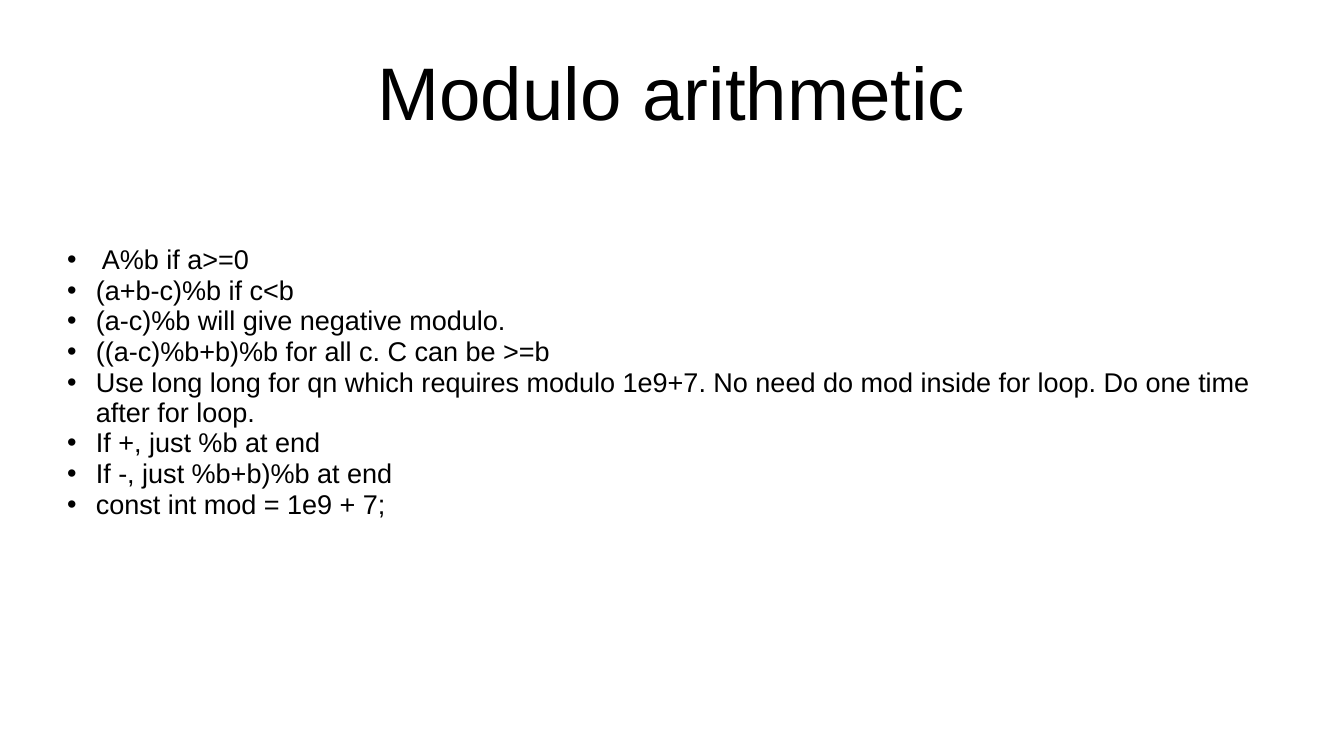
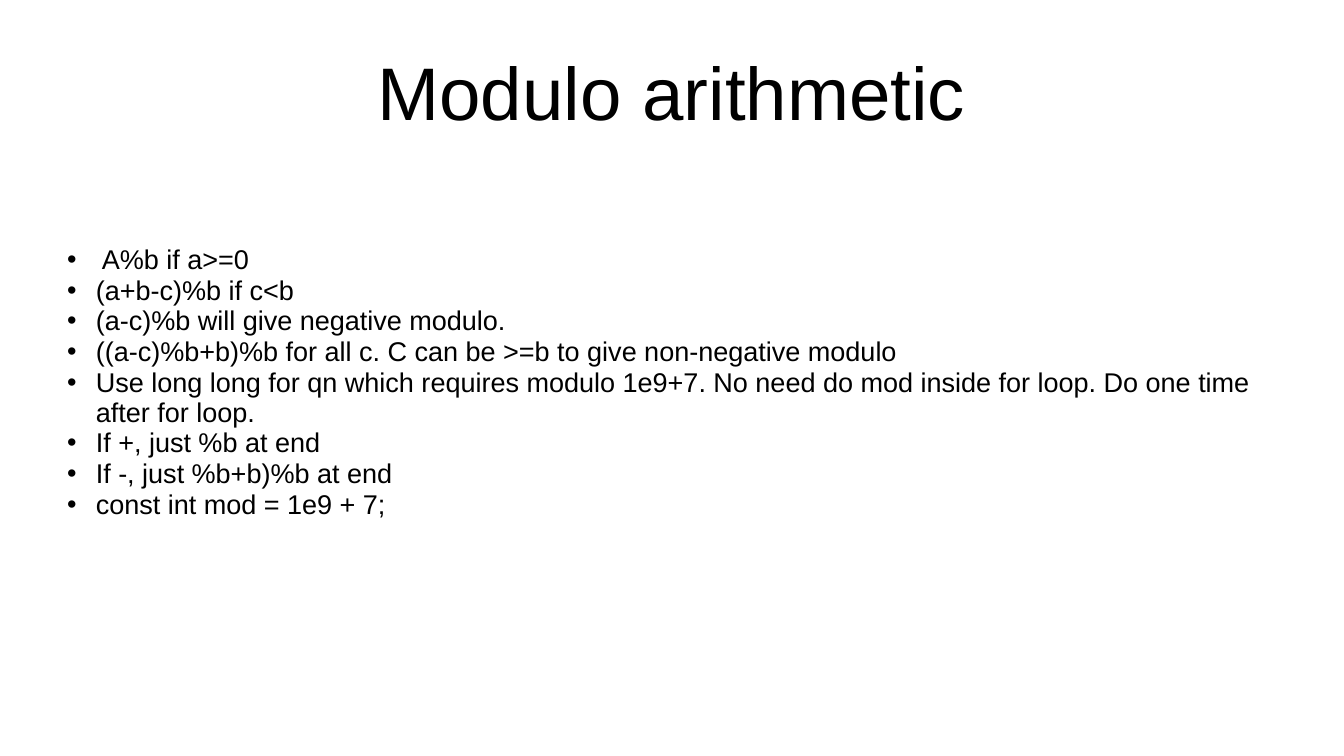
Before and after one commit to kindaichinisan/CompetitiveProgramming, a slide deck: slide 1 of MyCode/competitive_programming.ppt. Drawn at 1344x756 pixels with LibreOffice and Linux fonts; fonts in the diff are those of the drawing. Boxes give left, top, right and bottom in pixels: in the first picture for what was removed or moved away, otherwise in the second. Text is boxed around its words. In the diff, an @@ line names an element or a change of style, - is before the commit and + after.

```diff
--- a/MyCode/competitive_programming.ppt
+++ b/MyCode/competitive_programming.ppt
@@ subtitle at [96,341,897,366]: text changed @@
-• ((a-c)%b+b)%b for all c. C can be >=b
+• ((a-c)%b+b)%b for all c. C can be >=b to give non-negative modulo
```
Also in this commit, not shown: 1 other slide changed, 7 slides added, 2 other files.
